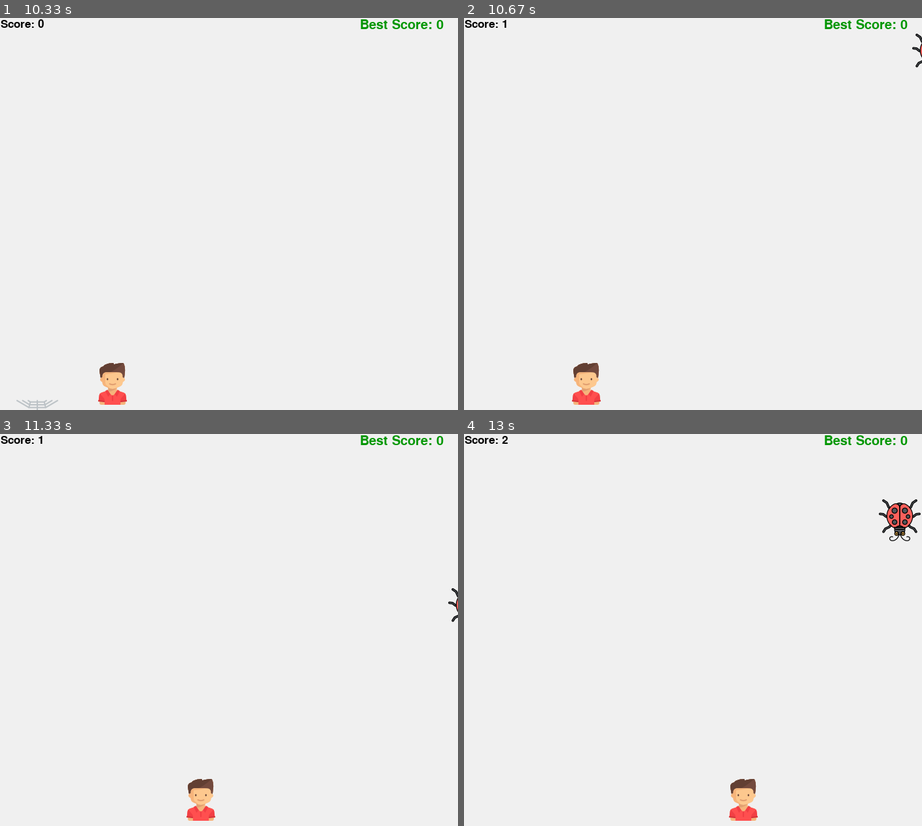
Above: before the commit, frames 1-4 (two rows, left to right).
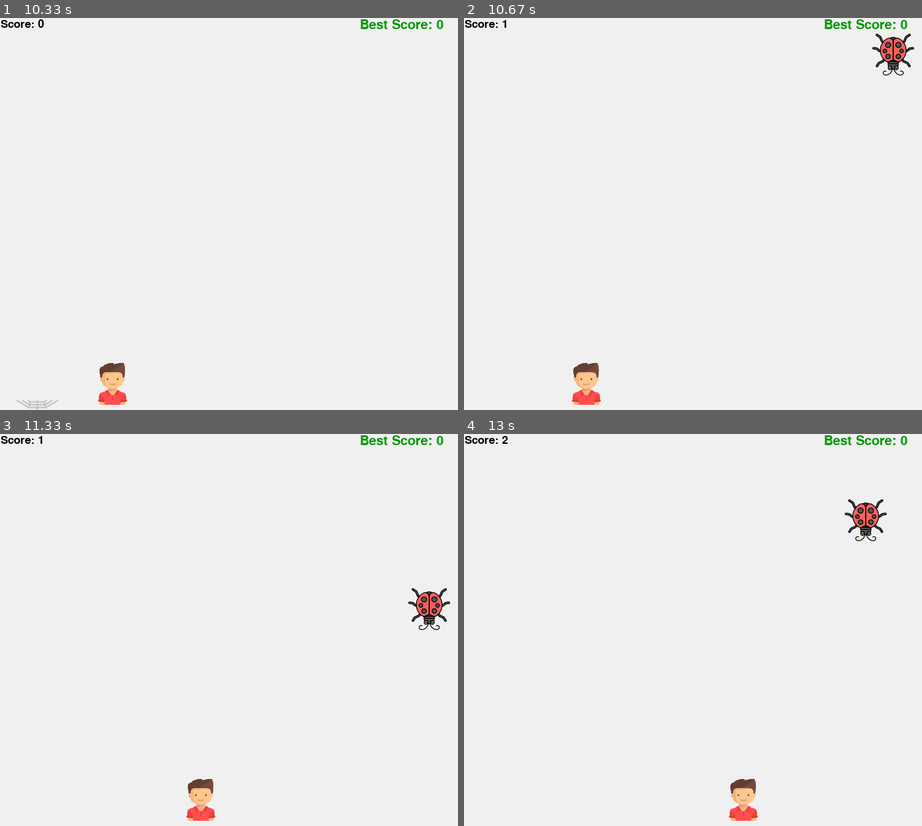
Above: after the commit, the same moments.

Repository: hamidrezaMomeni/AccidentEscape
Game: pygame game, started from AccidentEscape.py
The game is run twice, just before and just after one commit, with the same random seed, the same clock (stepped at 60 frames per second) and the same inputs.
Inputs (mouse positions are in pixels of both pictures, inside the frame that each line leads up to):
- Up to frame 1 (10.33 s): click "Play" at 0.38 s; hold Right 0.67-1.3 s; move the mouse to (146, 268) at 0.7 s; hold Left 1.33-1.8 s; hold Right 1.83-2.3 s; hold Right 2.33-2.8 s; click "Play" at 6.62 s; hold Left 6.9-7.3 s; hold Right 7.33-7.97 s; hold Left 8-8.47 s; hold Right 8.5-8.97 s; hold Right 9-9.47 s; hold Left 9.5-10.03 s; hold Left from 10.07 s (still down)
- Up to frame 2 (10.67 s): release Left at 10.47 s; hold Right from 10.5 s (still down)
- Up to frame 3 (11.33 s): release Right at 11.13 s; hold Left from 11.17 s (still down)
- Up to frame 4 (13 s): release Left at 11.63 s; hold Right 11.67-12.13 s; hold Right 12.17-12.63 s; hold Left from 12.67 s (still down)

Frame 1 is identical in both runs. In frame 2, 0.5% of the frame differs, in the area x 89-100%, y 4-15%; in frame 3, 0.5%; in frame 4, 1.0%, in the area x 83-100%, y 16-28%.

Commit message:
upload version 1.2

Diff:
--- a/AccidentEscape.py
+++ b/AccidentEscape.py
@@ -178,7 +178,7 @@
         # rain stuff from sky and calculate user score
         if stuffStartY > height:
             stuffStartY = 0 - stuffHeight
-            stuffStartX = random.randrange(0,width)
+            stuffStartX = random.randrange(64,width - 64)
             #stuffColor = random.choice(colorList)
             car = random.choice(carList)
             counter += 1
